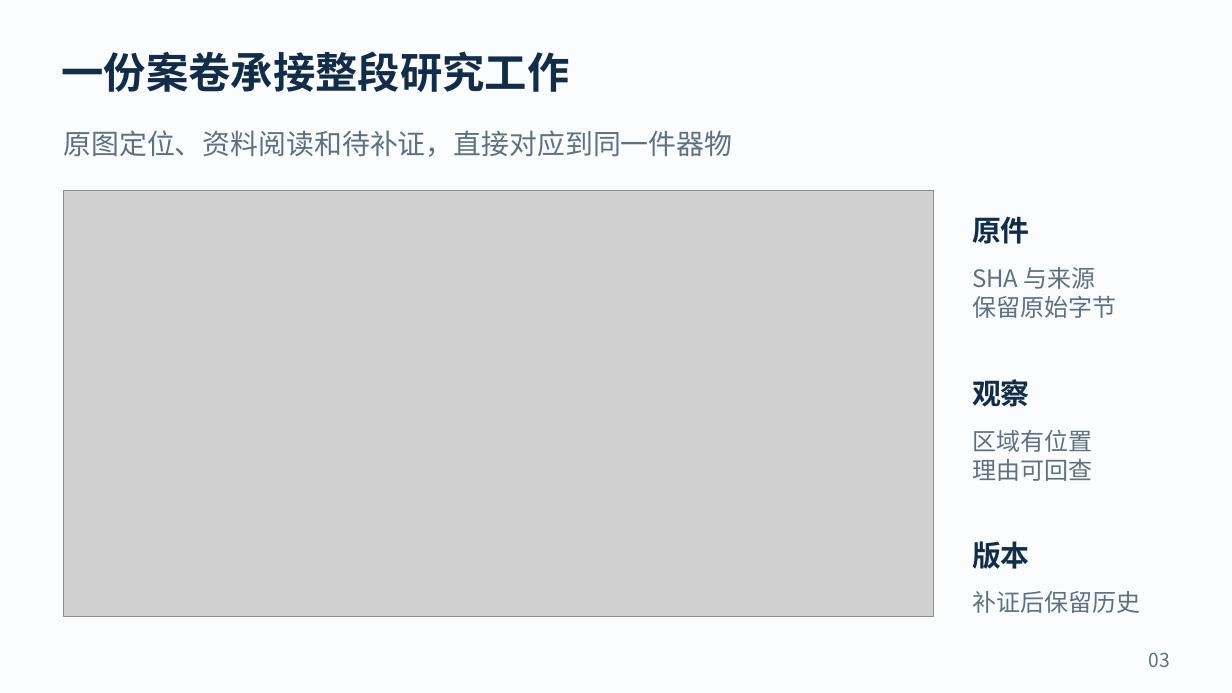
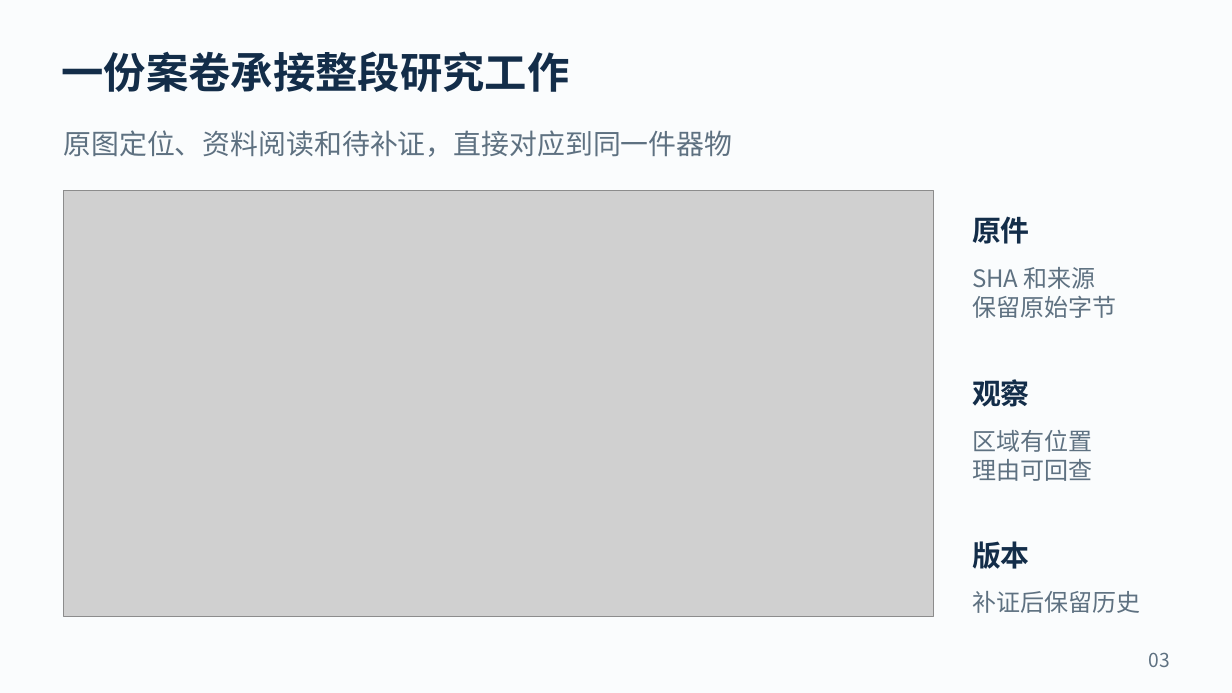
Before and after one commit to dingyucanada/cizheng-agent-skills, a slide deck: slide 3 of site/assets/cizheng-pitch-v07.pptx. Drawn at 1232x693 pixels with LibreOffice and Linux fonts; fonts in the diff are those of the drawing; grey boxes stand for pictures. Boxes give left, top, right and bottom in pixels: in the first picture for what was removed or moved away, otherwise in the second. Text is boxed around its words. In the diff, an @@ line names an element or a change of style, - is before the commit and + after.

```diff
--- a/site/assets/cizheng-pitch-v07.pptx
+++ b/site/assets/cizheng-pitch-v07.pptx
@@ text at (972, 267, 1096, 289): text changed @@
-SHA 与来源
+SHA 和来源
```
Also in this commit, not shown: 11 other slides changed, 1 slide added, 26 other files.
